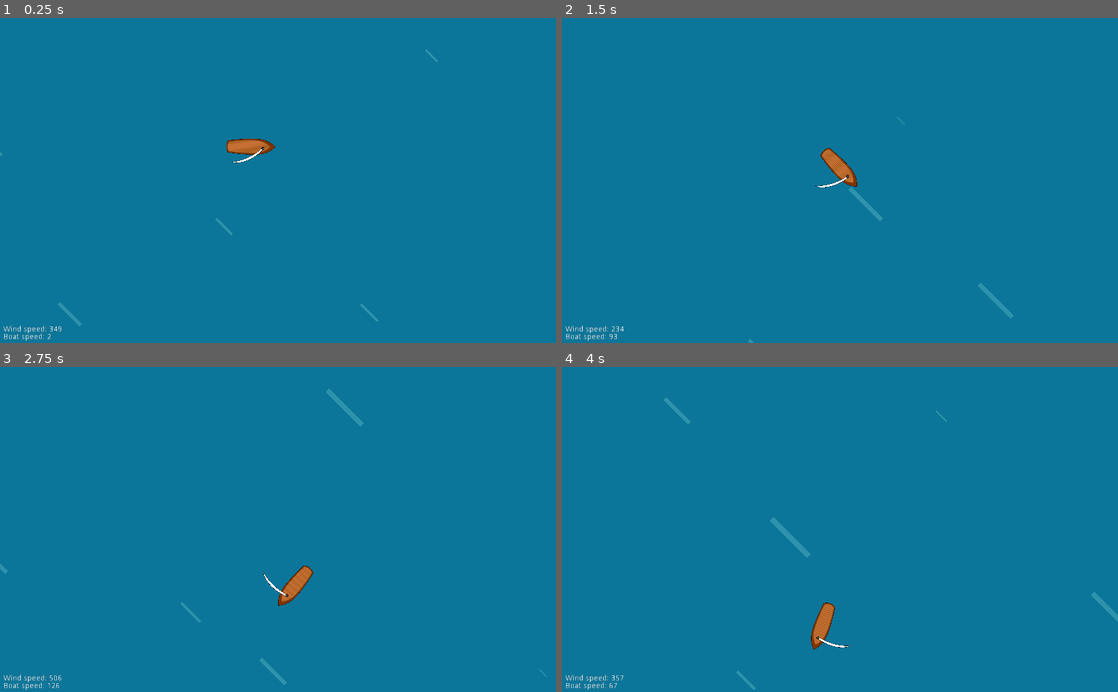
Above: before the commit, frames 1-4 (two rows, left to right).
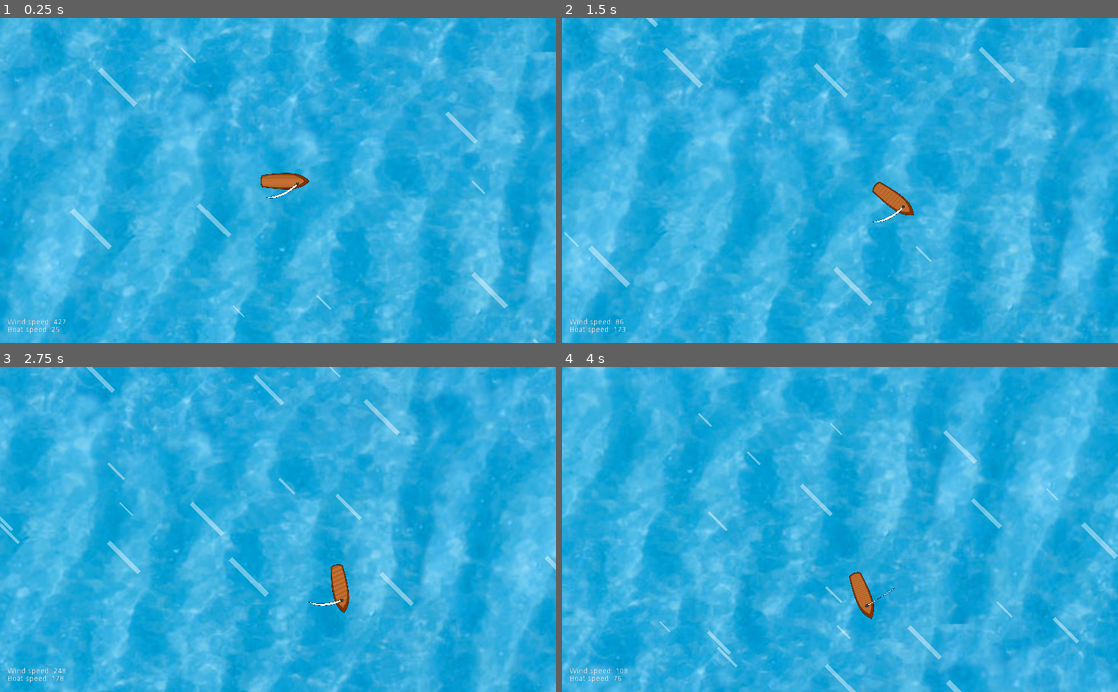
Above: after the commit, the same moments.

Repository: Norodix/SailGame
Game: Godot game, scene res://World.tscn
Two runs of this game, one before a commit and one after it. Both use one fixed random seed, a clock stepped at 60 frames per second and the inputs below.
Inputs:
- Up to frame 1 (0.25 s): no input
- Up to frame 2 (1.5 s): hold D (right) 0.53-1.28 s; hold Q (loosen) 0.53-1.28 s; hold S (down) from 1.28 s (still down); tap E (tighten) at 1.35 s
- Up to frame 3 (2.75 s): release S (down) at 2.03 s; hold D (right) from 2.03 s (still down); hold Q (loosen) from 2.03 s (still down)
- Up to frame 4 (4 s): release D (right) at 2.78 s; release Q (loosen) at 2.78 s; hold W (up) 2.78-3.53 s; tap E (tighten) at 2.85 s; hold A (left) from 3.53 s (still down); hold Q (loosen) from 3.53 s (still down)

The runs differ from the first frame. In frame 1, 100% of the frame differs, in the area x 0-100%, y 0-100%; in frame 2, 100%; in frame 3, 100%; in frame 4, 100%.

Commit message:
Camera follows player, ocean texture
Created seamless ocean texture that can be tiled
Added camera that follows player
Modified wind particles according to new world setup with camera

Diff:
--- a/Player.gd
+++ b/Player.gd
@@ -6,7 +6,7 @@
 # var b = "text"
 
 var movespeed = 500
-var angularvelocity = 0.05
+var angularvelocity = 0.02
 var angle = 0
 var motorEnabled = 0
 
@@ -24,7 +24,7 @@
 	var angle = 0
 	if Input.is_action_pressed("left"):
 		angle += -1
-	if Input.is_action_pressed("right"):
+	elif Input.is_action_pressed("right"):
 		angle += 1
 
 	if motorEnabled:
@@ -41,8 +41,13 @@
 	#the body of the ship pushes against the water to keep down sideways motion
 	self.linear_velocity -= (self.linear_velocity.dot(normal)*normal)*0.9
 	#print("LinearVelocity: ", self.linear_velocity.length())
-	var boatlabel=get_node("../BoatSpeed")
+	var boatlabel=get_node("/root/World/GUI/BoatSpeed")
 	boatlabel.text="Boat speed: " + str(round(self.linear_velocity.length()))
 
 	#control the body of the ship by rotating it
-	state.set_angular_velocity(angle * angularvelocity / state.get_step() * (0.05 + self.linear_velocity.length()/200))
+	#do not allow rotating the body if not by user
+	if (angle != 0):
+		state.set_angular_velocity(angle * angularvelocity / state.get_step() \
+									* (0.05 + self.linear_velocity.length()/200))
+	else:
+		state.set_angular_velocity(0)
--- a/Sail.gd
+++ b/Sail.gd
@@ -6,6 +6,7 @@
 # var b = "text"
 var maxangle=30
 var tightenpersec=45
+var forceCoefficient=15
 
 
 
@@ -31,15 +32,19 @@
 	#Limit the angle of the sail to the specified value
 	# if the sail reaches the limit, push animate the tightness
 	var framenum=1
+	var pinX = get_node("../PinJoint2D").position.x #should be 32
+	#print(pinX)
 
 	if (self.rotation_degrees > maxangle):
 		self.rotation_degrees=maxangle
 		self.angular_velocity=0
+		#self.position = Vector2(-pinX, 0).rotated(self.rotation) + Vector2(pinX, 0)
 		framenum=2
 
 	if (self.rotation_degrees < -maxangle):
 		self.rotation_degrees=-maxangle
 		self.angular_velocity=0
+		#self.position = Vector2(-pinX, 0).rotated(self.rotation) + Vector2(pinX, 0)
 		framenum=0
 
 	$Sail.frame=framenum
@@ -50,10 +55,10 @@
 
 	#get the wind speed relative to the sail
 	var parent=get_node("..")
-	var Gwindspeed=get_node("../..").windspeed
+	var Gwindspeed=get_node("/root/World").windspeed
 	var wind = Gwindspeed - (parent.linear_velocity+self.linear_velocity)
 	#The sail excertes a push perpendicular to its surface
-	self.applied_force = (wind.dot(normal))*(normal)*5
-	var windlabel=get_node("../../WindSpeed")
+	self.applied_force = (wind.dot(normal))*(normal)*forceCoefficient
+	var windlabel=get_node("/root/World/GUI/WindSpeed")
 	windlabel.text="Wind speed: " + str(round(wind.length()))
 	#print("Wind speed: ", wind.length())
--- a/Wind.gd
+++ b/Wind.gd
@@ -14,9 +14,17 @@
 # Called every frame. 'delta' is the elapsed time since the previous frame.
 #func _process(delta):
 #set the rotation of the wind and its speed
-	var world=get_node("..")
+	var world=get_node("/root/World")
 	var speed=world.windspeed.length()
 	self.process_material.set("initial_velocity", speed)
 	self.lifetime = 800/speed * 5
 	self.rotation = atan2(world.windspeed.y, world.windspeed.x)-deg2rad(90)
 	#self.position = (-Vector2(sqrt(500*500*2), 0)).rotated(self.rotation)
+
+func _process(delta):
+	#Get player position and move accordingly
+	#Particles are locked to the world, not locally rendered, moving emmitter does not move them
+	var Player=get_node("/root/World/PlayerBoat")
+	print(Player)
+	self.position = Player.position + Vector2(-500, -400)
+	print(Player.position)
--- a/World.tscn
+++ b/World.tscn
@@ -1,6 +1,5 @@
 [gd_scene load_steps=12 format=2]
 
-[ext_resource path="res://Player.png" type="Texture" id=1]
 [ext_resource path="res://Player.gd" type="Script" id=2]
 [ext_resource path="res://Sail.gd" type="Script" id=3]
 [ext_resource path="res://Art/sails.png" type="Texture" id=4]
@@ -8,6 +7,7 @@
 [ext_resource path="res://Art/Windgush.png" type="Texture" id=6]
 [ext_resource path="res://World.gd" type="Script" id=7]
 [ext_resource path="res://Wind.gd" type="Script" id=8]
+[ext_resource path="res://Art/Ocean/seamless.png" type="Texture" id=9]
 
 [sub_resource type="CapsuleShape2D" id=1]
 radius = 44.6475
@@ -18,17 +18,13 @@
 
 [sub_resource type="ParticlesMaterial" id=3]
 emission_shape = 2
-emission_box_extents = Vector3( 800, 800, 1 )
-flag_disable_z = true
+emission_box_extents = Vector3( 800, 1, 1 )
 direction = Vector3( 0, 1, 0 )
 spread = 0.0
 gravity = Vector3( 0, 0, 0 )
-initial_velocity = 100.0
-orbit_velocity = 0.0
-orbit_velocity_random = 0.0
+initial_velocity = 424.0
 scale = 10.0
 scale_random = 1.0
-color = Color( 0.407843, 0.788235, 0.8, 0.352941 )
 
 [node name="World" type="Node2D"]
 position = Vector2( 450.319, 237.071 )
@@ -37,91 +33,91 @@
 [node name="PlayerBoat" type="RigidBody2D" parent="."]
 mass = 11.33
 can_sleep = false
-linear_damp = 0.3
+linear_damp = 0.5
 script = ExtResource( 2 )
 
 [node name="BoatBody" type="Sprite" parent="PlayerBoat"]
-position = Vector2( 12.0621, 0 )
+position = Vector2( -20, 0 )
 rotation = 1.5708
 scale = Vector2( 0.349931, 0.349931 )
 texture = ExtResource( 5 )
 
 [node name="CollisionShape2D" type="CollisionShape2D" parent="PlayerBoat"]
-visible = false
-position = Vector2( 10.0905, 0 )
+position = Vector2( -22, 0 )
 scale = Vector2( 1, 0.3 )
 shape = SubResource( 1 )
 
-[node name="Sprite" type="Sprite" parent="PlayerBoat"]
-visible = false
-scale = Vector2( 1, 0.3 )
-texture = ExtResource( 1 )
-
 [node name="PinJoint2D" type="PinJoint2D" parent="PlayerBoat"]
-position = Vector2( 32, -6.10352e-05 )
 node_a = NodePath("../Sail")
 node_b = NodePath("..")
 bias = 0.9
 
 [node name="Sail" type="RigidBody2D" parent="PlayerBoat"]
-position = Vector2( -6.10352e-05, -6.10352e-05 )
+position = Vector2( -32, 0 )
 gravity_scale = 0.0
 angular_damp = 3.0
 script = ExtResource( 3 )
 
+[node name="CollisionShape2D" type="CollisionShape2D" parent="PlayerBoat/Sail"]
+rotation = 3.14159
+shape = SubResource( 2 )
+
 [node name="Sail" type="Sprite" parent="PlayerBoat/Sail"]
-position = Vector2( 2.32166, 0 )
+position = Vector2( 2.35, 0 )
 rotation = 1.57079
 scale = Vector2( 0.118017, 0.118017 )
 texture = ExtResource( 4 )
 hframes = 3
 frame = 2
 
-[node name="Sprite" type="Sprite" parent="PlayerBoat/Sail"]
-visible = false
-modulate = Color( 1, 0, 0, 1 )
-rotation = 3.14159
-scale = Vector2( 1.02896, 0.18924 )
-texture = ExtResource( 1 )
-
-[node name="CollisionShape2D" type="CollisionShape2D" parent="PlayerBoat/Sail"]
-visible = false
-position = Vector2( 2.40747, 0 )
-rotation = 3.14159
-shape = SubResource( 2 )
+[node name="Camera2D" type="Camera2D" parent="PlayerBoat"]
+position = Vector2( -31.9266, 0 )
+current = true
+smoothing_enabled = true
+smoothing_speed = 1.0
 
 [node name="Wind" type="Particles2D" parent="."]
+modulate = Color( 1, 1, 1, 0.423529 )
+position = Vector2( -500, -400 )
 rotation = -0.785398
 amount = 80
 lifetime = 5.0
-preprocess = 5.0
-visibility_rect = Rect2( -2000, -2000, 4000, 4000 )
+preprocess = 50.0
+visibility_rect = Rect2( -550, 0, 1200, 1200 )
+local_coords = false
+draw_order = 1
 process_material = SubResource( 3 )
 texture = ExtResource( 6 )
 script = ExtResource( 8 )
 
-[node name="Sprite" type="Sprite" parent="."]
-modulate = Color( 0.0509804, 0.466667, 0.607843, 1 )
-show_behind_parent = true
-position = Vector2( 72.7062, 68.1621 )
-scale = Vector2( 20, 10 )
-texture = ExtResource( 1 )
+[node name="ParallaxBackground" type="ParallaxBackground" parent="."]
 
-[node name="WindSpeed" type="Label" parent="."]
-margin_left = -443.653
-margin_top = 330.785
-margin_right = -363.653
-margin_bottom = 344.785
+[node name="ParallaxLayer" type="ParallaxLayer" parent="ParallaxBackground"]
+motion_mirroring = Vector2( 1075.2, 646.8 )
+
+[node name="Ocean" type="Sprite" parent="ParallaxBackground/ParallaxLayer"]
+modulate = Color( 0.71, 0.913, 1, 1 )
+scale = Vector2( 2.1, 2.1 )
+texture = ExtResource( 9 )
+centered = false
+
+[node name="GUI" type="CanvasLayer" parent="."]
+
+[node name="WindSpeed" type="Label" parent="GUI"]
+margin_left = 13.6893
+margin_top = 554.656
+margin_right = 93.6893
+margin_bottom = 568.656
 text = "WindSpeed: "
 __meta__ = {
 "_edit_use_anchors_": false
 }
 
-[node name="BoatSpeed" type="Label" parent="."]
-margin_left = -443.653
-margin_top = 344.785
-margin_right = -363.653
-margin_bottom = 358.785
+[node name="BoatSpeed" type="Label" parent="GUI"]
+margin_left = 13.6893
+margin_top = 568.656
+margin_right = 93.6893
+margin_bottom = 582.656
 text = "Boat Speed: "
 __meta__ = {
 "_edit_use_anchors_": false
Binary file added: Art/Ocean/seamless.png
Not shown, added: Art/Ocean/seamless.png.import
Binary file added: Art/Ocean/stock.jpg
Not shown, added: Art/Ocean/stock.jpg.import
Not shown, changed: export_presets.cfg
Not shown, added: Art/Ocean/seamless.xcf
Not shown, added: Art/Ocean/seamlessdone.xcf
